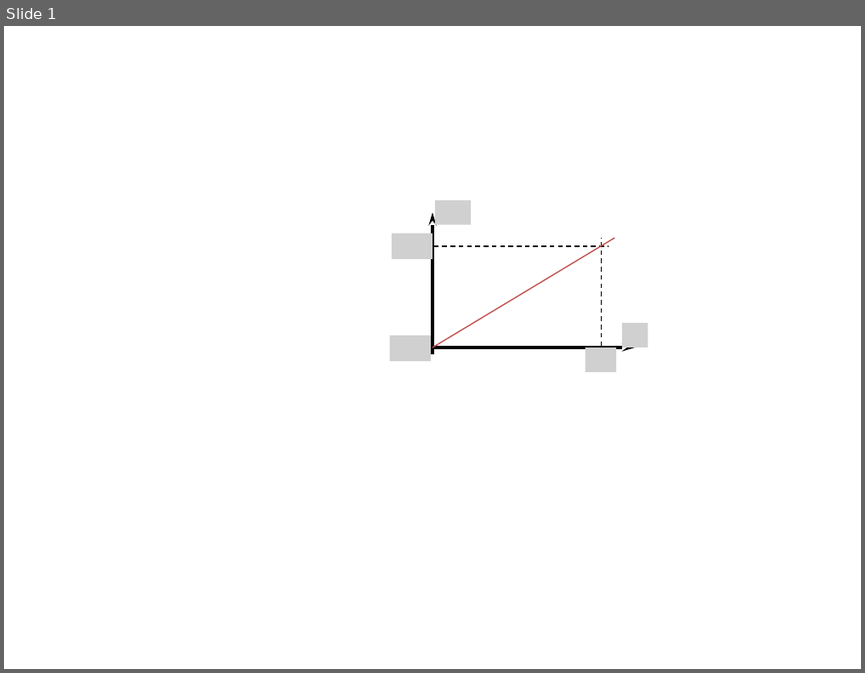
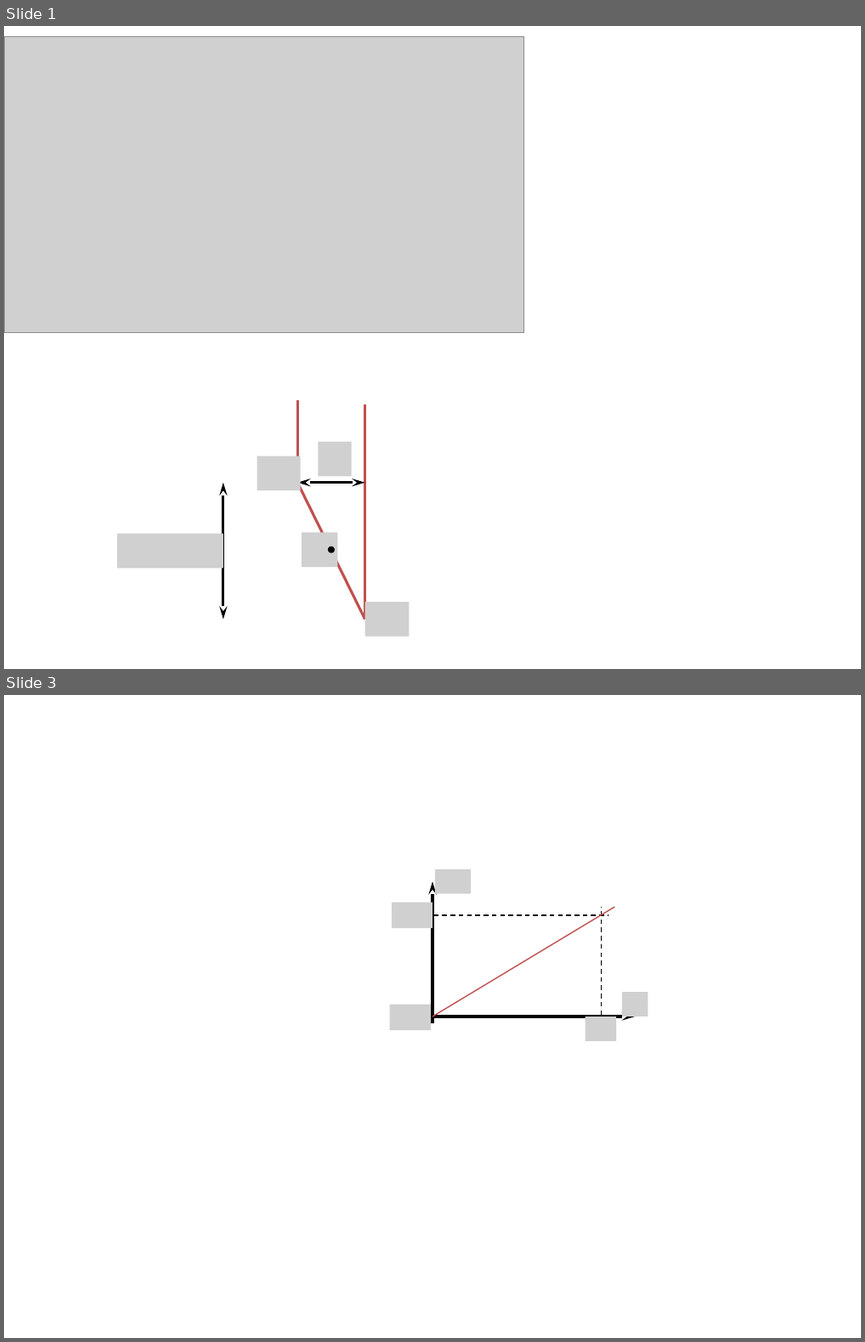
Before and after one commit to xpessoles/PSI, a slide deck: Centrale_2018/images/Figures.pptx. Shown one above the other, each under a label of ours: slide 1 before the commit, slides 1 and 3 after it; the slides between them are not shown. The pictures are 865x673 and 865x1342 pixels, drawn with LibreOffice and Linux fonts; fonts in the diff are those of the drawing; grey boxes stand for pictures. Boxes give left, top, right and bottom in pixels: in the first picture for what was removed or moved away, otherwise in the second. Text is boxed around its words. In the diff, an @@ line names an element or a change of style, - is before the commit and + after.

```diff
--- a/Centrale_2018/images/Figures.pptx
+++ b/Centrale_2018/images/Figures.pptx
@@ slide 1 added at (4,26,861,669), background #FFFFFF @@
@@ picture added at (4,37,524,333) @@
@@ line added from (298, 482) to (298, 399), #C0504D 2.25 pt @@
@@ line added from (364, 619) to (364, 404), #C0504D 2.25 pt @@
@@ picture added at (256,456,301,490) @@
@@ picture added at (318,442,352,476) @@
@@ double arrow added from (223, 482) to (223, 619), #000000 2.25 pt @@
@@ line added from (298, 482) to (364, 619), #C0504D 2.25 pt @@
@@ double arrow added from (298, 482) to (364, 482), #000000 2.25 pt @@
@@ picture added at (117,533,223,567) @@
@@ picture added at (302,533,337,567) @@
@@ ellipse added at (328,546,335,553), fill #000000 @@
@@ picture added at (364,601,409,636) @@
@@ what was slide 1 is now slide 3 @@
```
Also in this commit, not shown: 1 other slide added, 2 other files.
